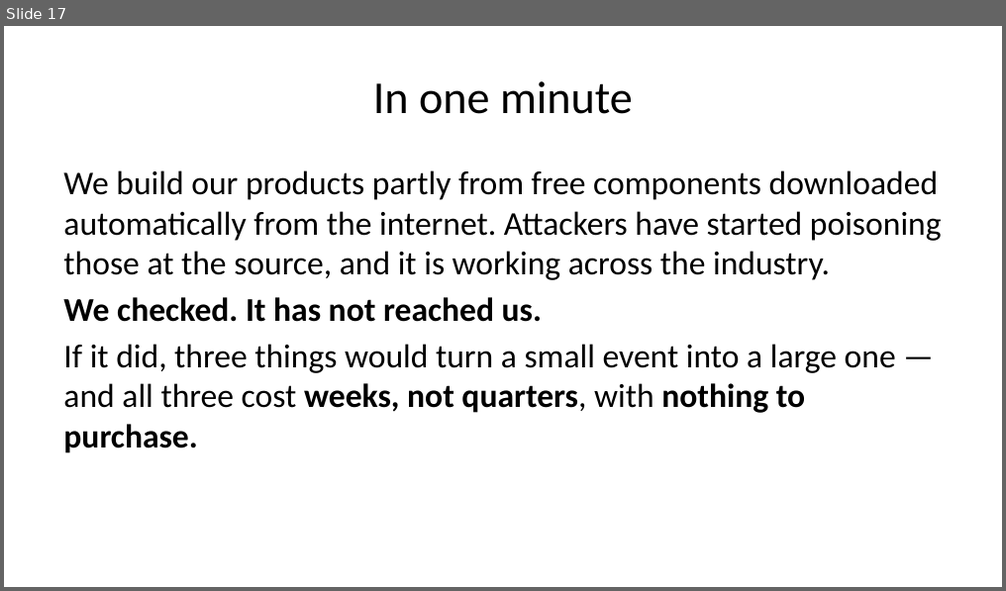
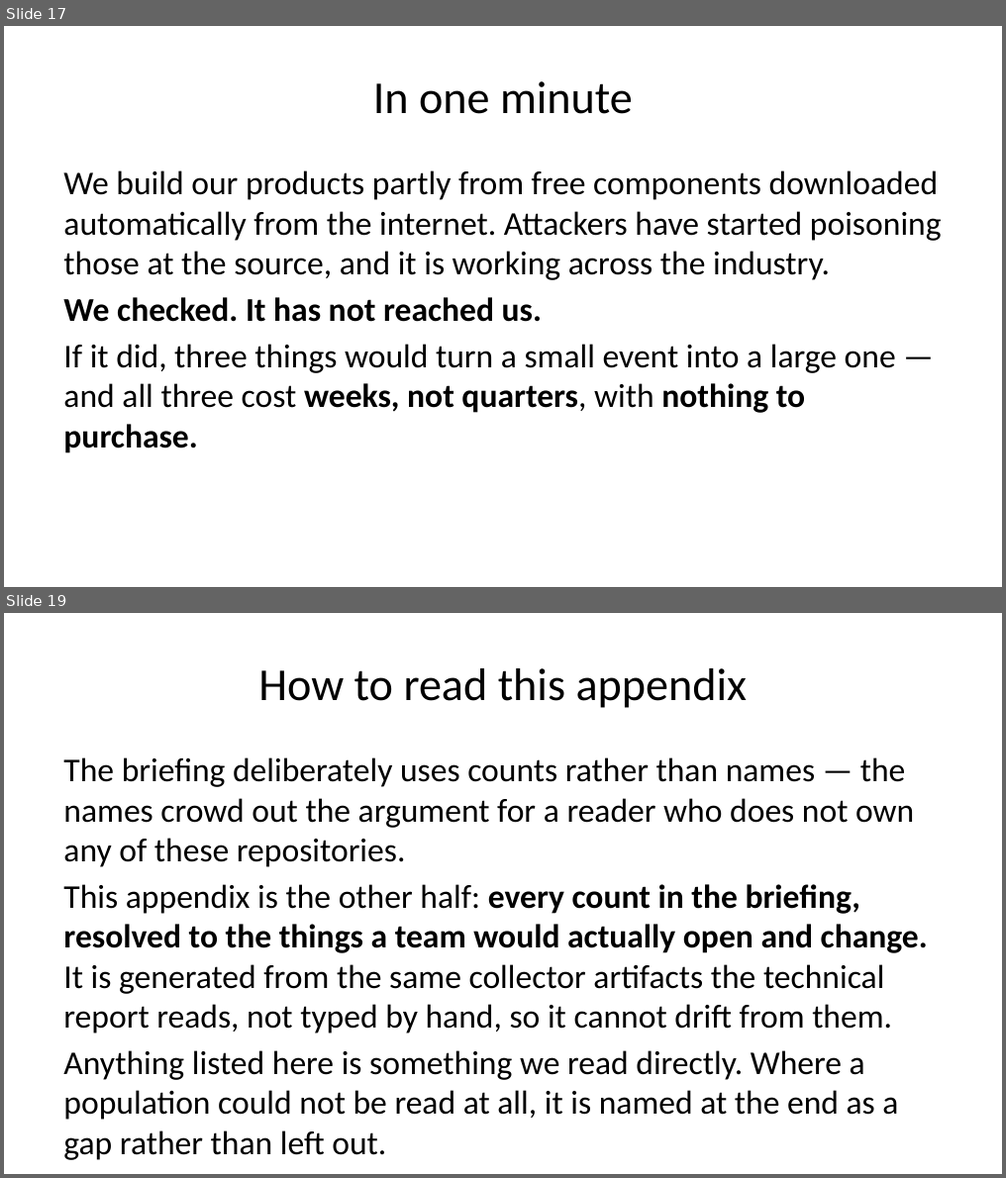
Before and after one commit to sealmindset/auditgithub, a slide deck: docs/playbooks/npm-supply-chain-exposure-slides.pptx. Shown one above the other, each under a label of ours: slide 17 before the commit, slides 17 and 19 after it; the slides between them are not shown. The pictures are 1006x591 and 1006x1178 pixels, drawn with LibreOffice and Linux fonts; fonts in the diff are those of the drawing. Boxes give left, top, right and bottom in pixels: in the first picture for what was removed or moved away, otherwise in the second. Text is boxed around its words. In the diff, an @@ line names an element or a change of style, - is before the commit and + after.

```diff
--- a/docs/playbooks/npm-supply-chain-exposure-slides.pptx
+++ b/docs/playbooks/npm-supply-chain-exposure-slides.pptx
@@ slide 19 added at <box>4,613,1002,1174</box>, background #FFFFFF @@
@@ title added at <box>258,668,747,708</box>, 33 pt, text #000000 @@
+How to read this appendix
@@ text added at <box>63,758,928,1120</box>, 24 pt, text #000000 @@
+The briefing deliberately uses counts rather than names — the names crowd out the argument for a reader who does not own any of these repositories.
+This appendix is the other half: every count in the briefing, resolved to the things a team would actually open and change. It is generated from the same collector artifacts the technical report reads, not typed by hand, so it cannot drift from them.
+Anything listed here is something we read directly. Where a population could not be read at all, it is named at the end as a gap rather than left out.
```
Also in this commit, not shown: 2 slides changed, 23 other slides added, 11 other files.
